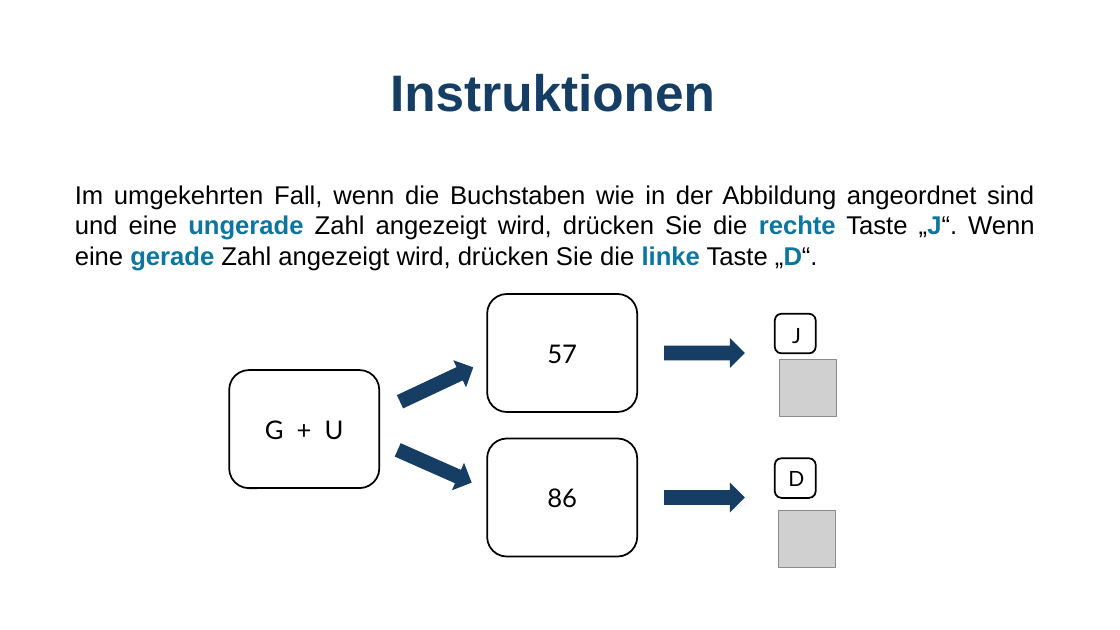
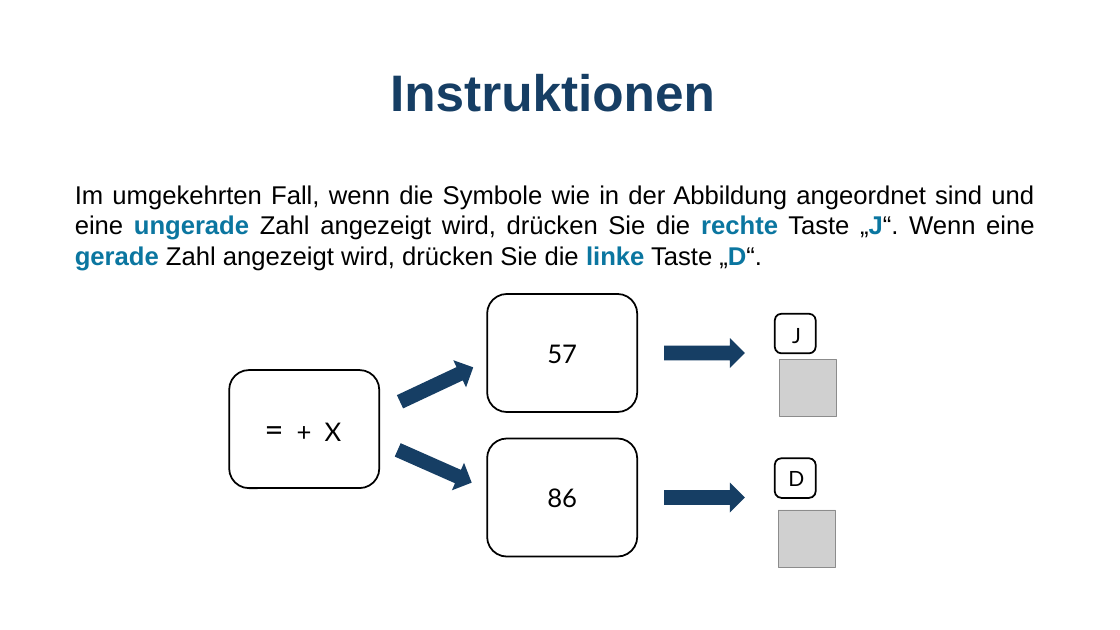
Before and after one commit to GidonFrischkorn/Ambizione-IndividualDifferencesStudy, a slide deck: slide 5 of tasks/number_judgement_changingSR/assets/instructions_digit_changeSR.pptx. Drawn at 1120x630 pixels with LibreOffice and Linux fonts; fonts in the diff are those of the drawing; grey boxes stand for pictures. Boxes give left, top, right and bottom in pixels: in the first picture for what was removed or moved away, otherwise in the second. Text is boxed around its words. In the diff, an @@ line names an element or a change of style, - is before the commit and + after.

```diff
--- a/tasks/number_judgement_changingSR/assets/instructions_digit_changeSR.pptx
+++ b/tasks/number_judgement_changingSR/assets/instructions_digit_changeSR.pptx
@@ text at <box>75,185,1034,271</box>: text changed @@
-Im umgekehrten Fall, wenn die Buchstaben wie in der Abbildung angeordnet sind und eine ungerade Zahl angezeigt wird, drücken Sie die rechte Taste „J“. Wenn eine gerade Zahl angezeigt wird, drücken Sie die linke Taste „D“.
+Im umgekehrten Fall, wenn die Symbole wie in der Abbildung angeordnet sind und eine ungerade Zahl angezeigt wird, drücken Sie die rechte Taste „J“. Wenn eine gerade Zahl angezeigt wird, drücken Sie die linke Taste „D“.
@@ text at <box>325,422,342,441</box>: text changed @@
-G + U
+= + X
```
Also in this commit, not shown: 3 other slides changed, 12 other files.
